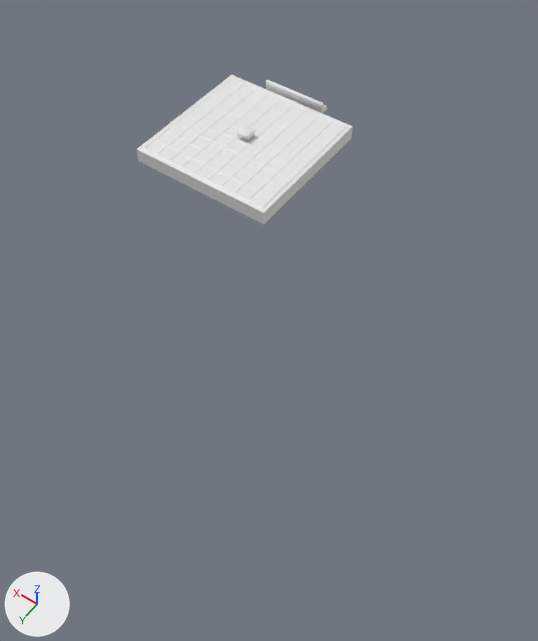
The Blender file Board/board.blend as it was, and as the next commit left it.
The view is the same before and after, from a 50 mm lens placed at (-7.84, 10.15, 10.12), pointed at (-0.21, -0.54, -6.66). Lighting does not change. The marker at lower left points along +X, +Y and +Z.

Objects in the first picture: 'Board'.
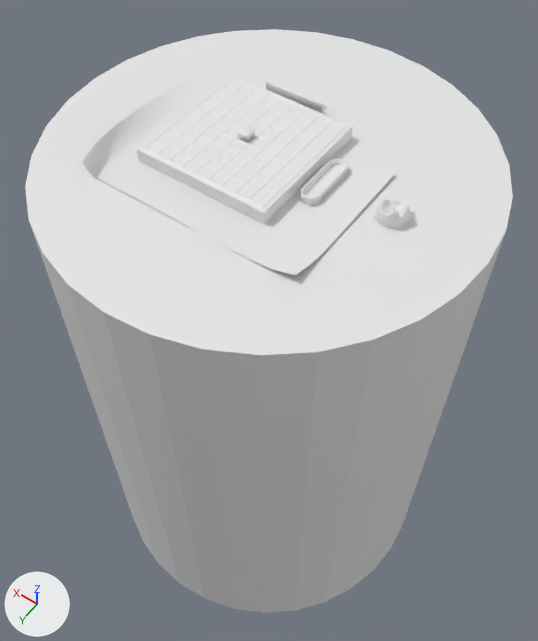
Boxes (x1, y1, x2, y2) around the edits, measured in the pictures (538 x 641 px):
'Cylinder.001', added
    after: (25, 29, 513, 613)
'Plane', added
    after: (82, 81, 395, 275)
'Discard Tray', added
    after: (301, 158, 348, 205)
'Cylinder', added
    after: (373, 198, 416, 229)

The change, as a list of edits to the scene's bpy script:
```text
Add me_cylinder_001:
    me_cylinder_001.from_pydata(...)  # a 32-sided cylinder along z spanning x -0.305..0.305, y -0.305..0.305, z -0.305..0.305
Add me_cylinder:
    me_cylinder.from_pydata(...)  # 316 vertices, 301 faces; spans x -0.49..0.374, y -0.408..0.312, z -0.15..0.299
    me_cylinder.polygons.foreach_set('use_smooth', [True] * 301)
Add me_plane:
    me_plane.from_pydata(...)  # 70 vertices, 54 faces; spans x -3.02..2.7, y -1.1..2.64, z 0.0..0.41
    me_plane.polygons.foreach_set('use_smooth', [True] * 54)
Add me_cube_003:
    me_cube_003.from_pydata(...)  # 104 vertices, 102 faces; spans x -0.083..0.324, y -0.727..0.674, z -0.227..-0.048
    me_cube_003.polygons.foreach_set('use_smooth', [True] * 102)
Add ob_cylinder_001:
    ob_cylinder_001 = bpy.data.objects.new('Cylinder.001', me_cylinder_001)
    ob_cylinder_001.location = (-0.59, 0.0, -7.42)
    ob_cylinder_001.scale = (-16.7, -16.7, -23.4)
Add ob_cylinder:
    ob_cylinder = bpy.data.objects.new('Cylinder', me_cylinder)
    ob_cylinder.location = (-3.59, 0.0, -0.14)
    ob_cylinder.rotation_euler = (0.0, 0.0, 0.952)  # degrees (0, 0, 55)
Add ob_plane:
    ob_plane = bpy.data.objects.new('Plane', me_plane)
    ob_plane.location = (0.0, 0.0, -0.29)
Add ob_discard_tray:
    ob_discard_tray = bpy.data.objects.new('Discard Tray', me_cube_003)
    ob_discard_tray.location = (-2.09, 0.0, -0.05)
```
